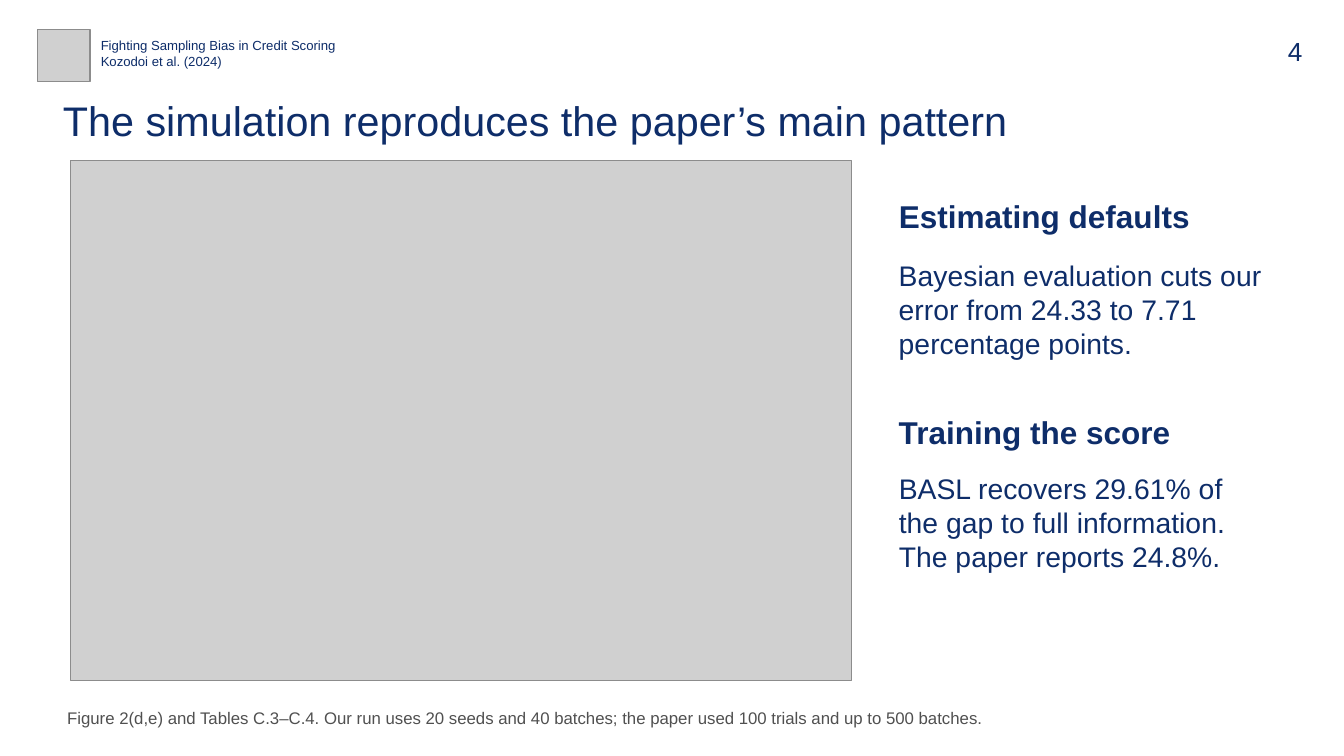
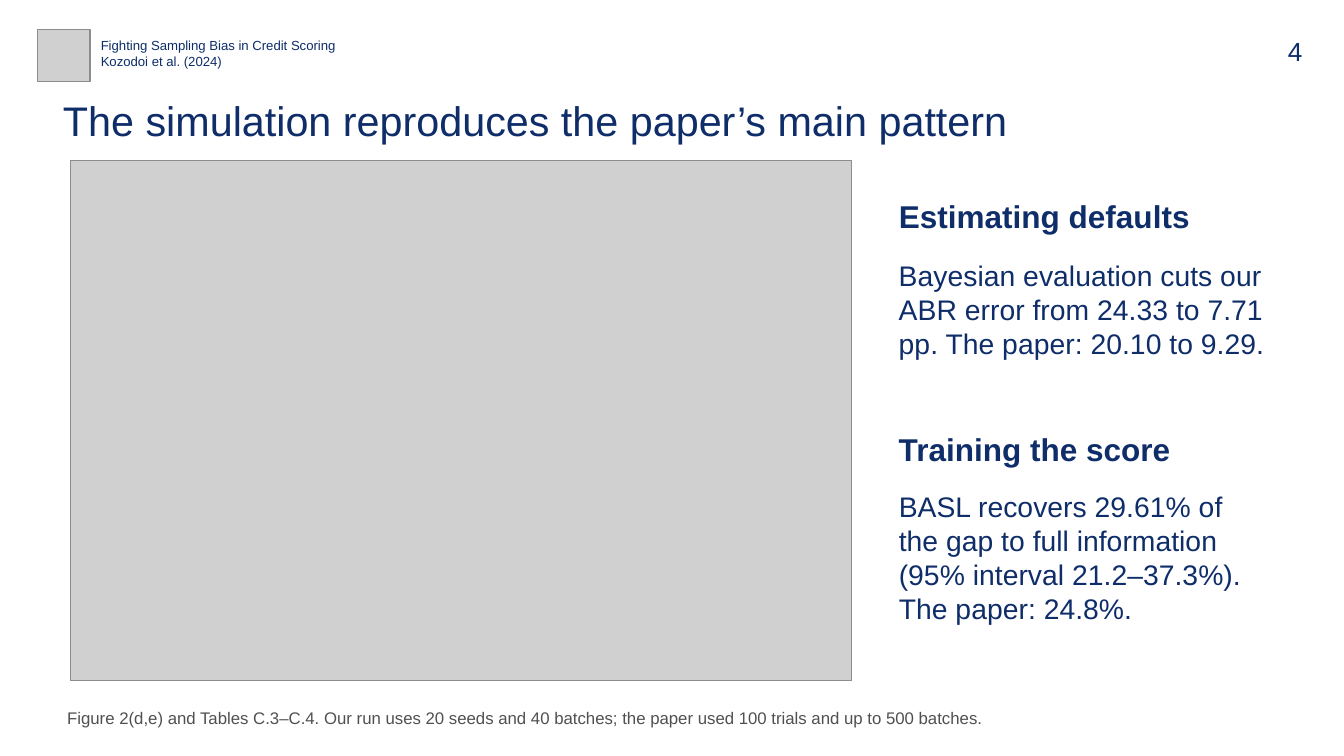
Before and after one commit to bigpurota/paper11, a slide deck: slide 4 of slides/paper11.pptx. Drawn at 1344x756 pixels with LibreOffice and Linux fonts; fonts in the diff are those of the drawing; grey boxes stand for pictures. Boxes give left, top, right and bottom in pixels: in the first picture for what was removed or moved away, otherwise in the second. Text is boxed around its words. In the diff, an @@ line names an element or a change of style, - is before the commit and + after.

```diff
--- a/slides/paper11.pptx
+++ b/slides/paper11.pptx
@@ text at [899,265,1264,360]: text changed @@
-Bayesian evaluation cuts our error from 24.33 to 7.71 percentage points.
+Bayesian evaluation cuts our ABR error from 24.33 to 7.71 pp. The paper: 20.10 to 9.29.
@@ text "Training the score": place and size @@
-text "Training the score" at [899,421,1170,450]
+text "Training the score" at [899,438,1170,467]
@@ text at [899,496,1241,625]: text changed @@
-BASL recovers 29.61% of the gap to full information. The paper reports 24.8%.
+BASL recovers 29.61% of the gap to full information (95% interval 21.2–37.3%). The paper: 24.8%.
```
Also in this commit, not shown: 23 other slides changed, 1 slide added, 13 other files.
